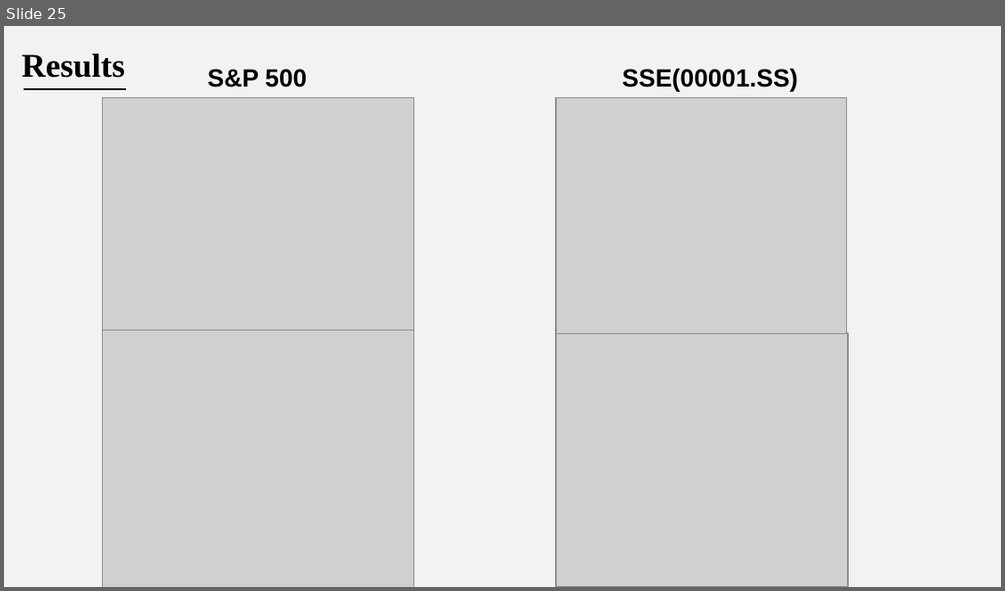
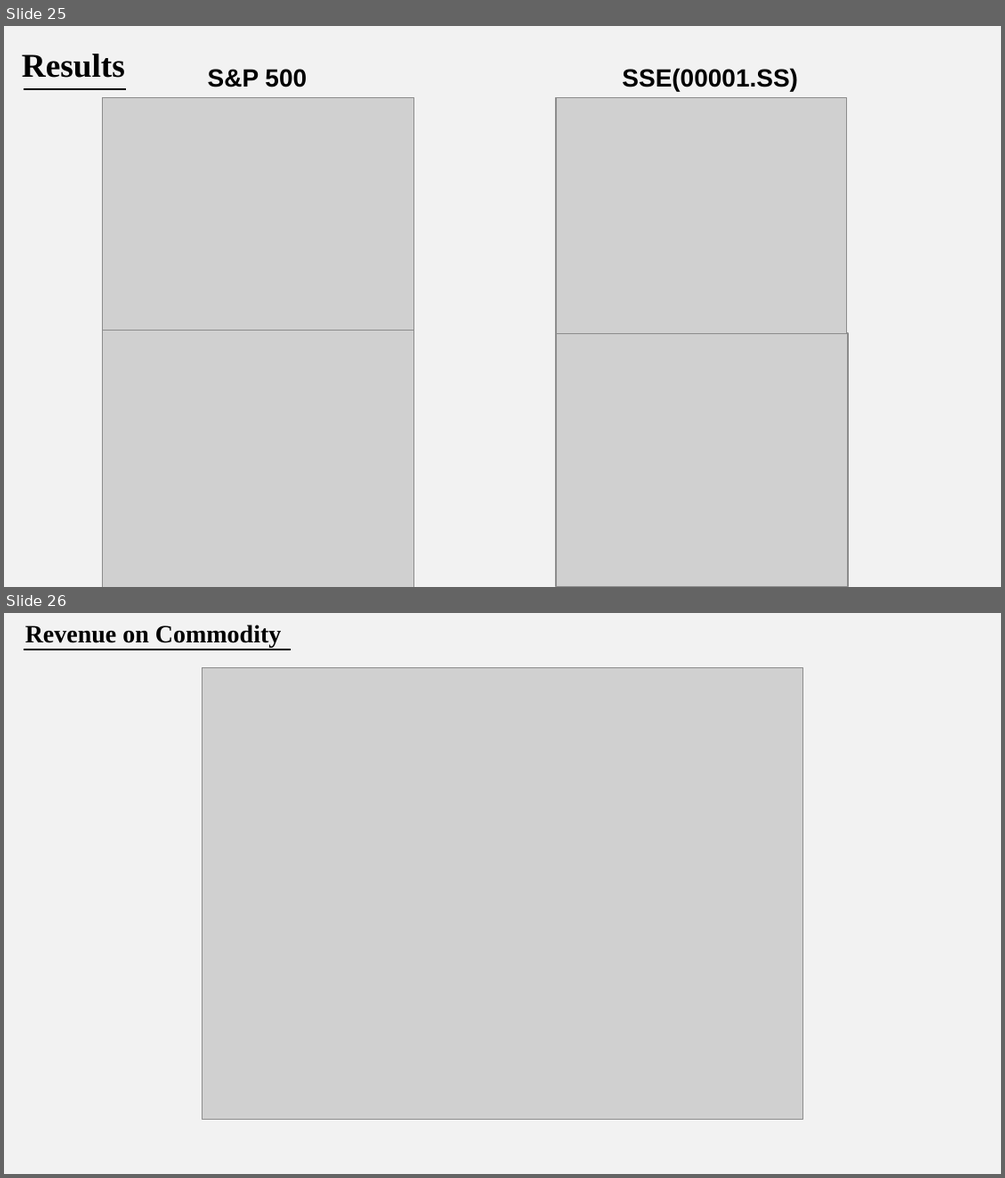
Before and after one commit to railgun007/Pro_6083, a slide deck: 6083 Project Presentation.pptx. Shown one above the other, each under a label of ours: slide 25 before the commit, slides 25 and 26 after it. The pictures are 1005x591 and 1005x1178 pixels, drawn with LibreOffice and Linux fonts; fonts in the diff are those of the drawing; grey boxes stand for pictures. Boxes give left, top, right and bottom in pixels: in the first picture for what was removed or moved away, otherwise in the second. Text is boxed around its words. In the diff, an @@ line names an element or a change of style, - is before the commit and + after.

```diff
--- a/6083 Project Presentation.pptx
+++ b/6083 Project Presentation.pptx
@@ slide 26 added at [4, 613, 1001, 1174], background #9B9B9B at 65% opacity; not listed: 1 template element that a slide beside it also shows @@
@@ text added at [25, 625, 281, 648], 18 pt, text #000000, bold @@
+Revenue on Commodity
@@ line added from (24, 649) to (290, 649), #000000 1.5 pt @@
@@ picture added at [202, 668, 803, 1119] @@
```
Also in this commit, not shown: 1 other file.
